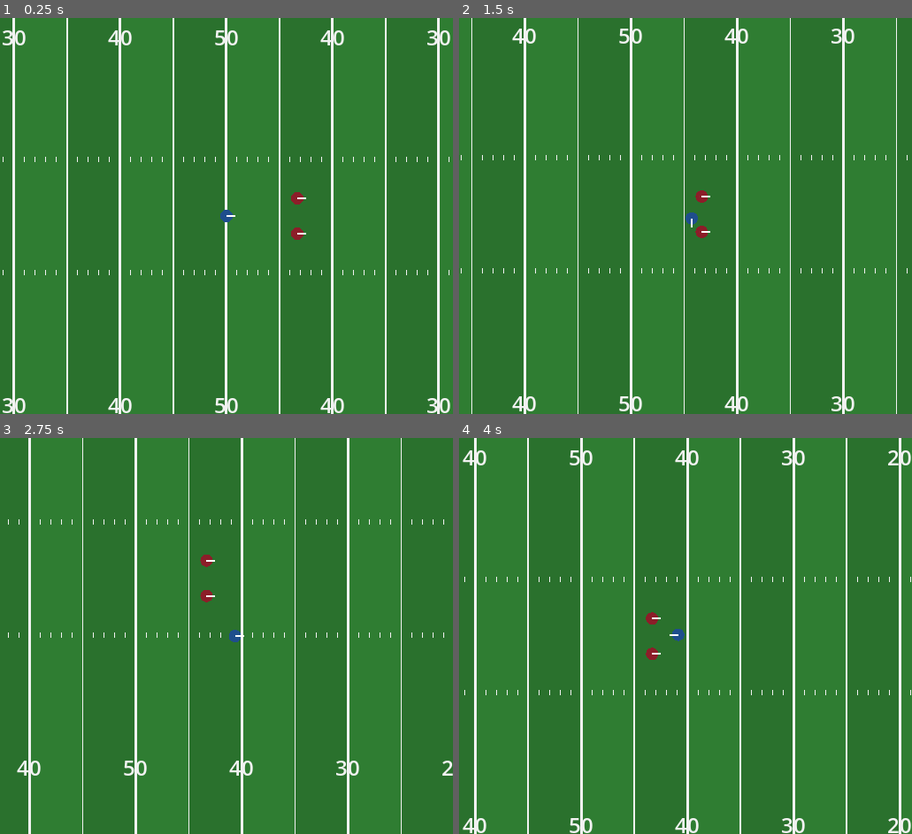
Above: before the commit, frames 1-4 (two rows, left to right).
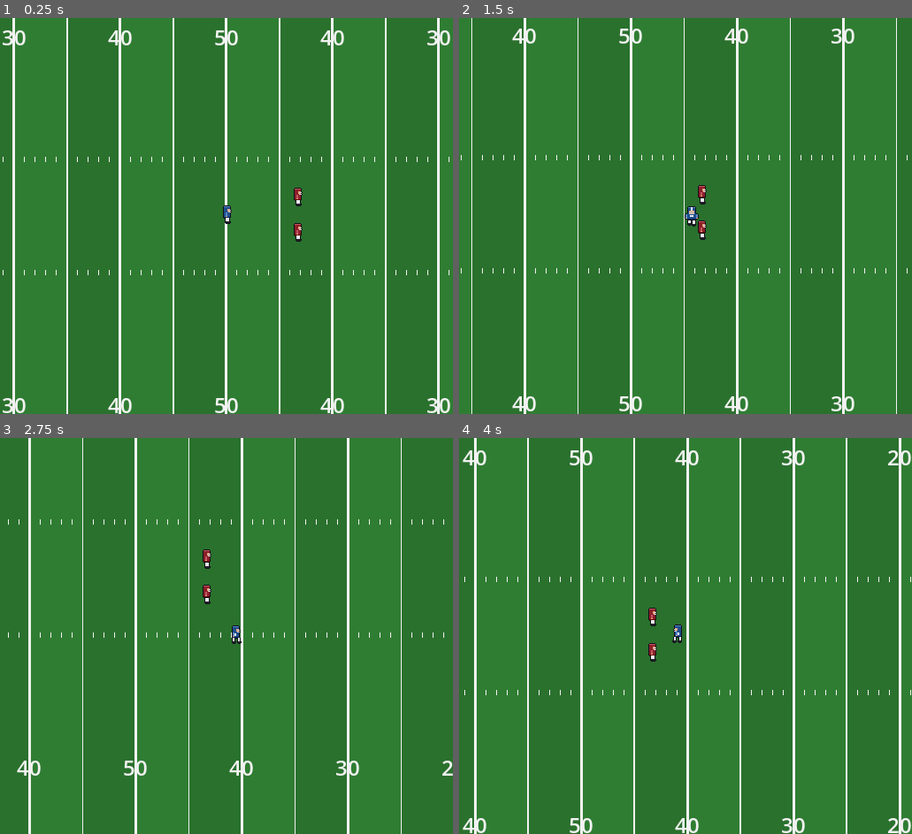
Above: after the commit, the same moments.

Repository: joaorodrigues1994/total-football
Game: Godot game, scene res://scenes/main.tscn
Same seed, same stepped clock (60 frames per second), same inputs: the game is played once before the commit and once after it.
Inputs:
- Up to frame 1 (0.25 s): no input
- Up to frame 2 (1.5 s): tap Enter at 0.5 s; hold Right (ui_right) 0.53-1.28 s; hold Down (ui_down) from 1.28 s (still down)
- Up to frame 3 (2.75 s): release Down (ui_down) at 2.03 s; hold Right (ui_right) from 2.03 s (still down)
- Up to frame 4 (4 s): release Right (ui_right) at 2.78 s; hold Up (ui_up) 2.78-3.53 s; hold Left (ui_left) from 3.53 s (still down)

The runs differ from the first frame. In frame 1, 0.3% of the frame differs, in the area x 48-68%, y 42-57%; in frame 2, 0.3%, in the area x 49-56%, y 42-57%; in frame 3, 0.3%; in frame 4, 0.3%.

Commit message:
Etapa 3: sprites basicos 24x24 dos dois times
Co-Authored-By: Claude Sonnet 5.5 <noreply@anthropic.com>

Diff:
--- a/scenes/main.tscn
+++ b/scenes/main.tscn
@@ -15,11 +15,11 @@
 
 [node name="Dummy1" parent="." instance=ExtResource("3")]
 position = Vector2(800, 300)
-team_color = Color(0.55, 0.12, 0.16, 1)
+team = 1
 
 [node name="Dummy2" parent="." instance=ExtResource("3")]
 position = Vector2(800, 340)
-team_color = Color(0.55, 0.12, 0.16, 1)
+team = 1
 
 [node name="HumanController" type="Node" parent="." node_paths=PackedStringArray("controlled")]
 script = ExtResource("4")
--- a/scripts/entities/player.gd
+++ b/scripts/entities/player.gd
@@ -3,16 +3,24 @@
 ## Atleta em campo. Recebe uma direção desejada (input_dir) de um controlador (humano ou IA).
 
 @export var attributes: PlayerAttributes
-@export var team_color := Color("1f4e8c")
+enum Team { A, B }
+
+@export var team := Team.A
 
 ## Direção desejada, definida por quem controla este jogador.
 var input_dir := Vector2.ZERO
 var facing := Vector2.RIGHT
 
+var _sprite := AnimatedSprite2D.new()
+
 
 func _ready() -> void:
 	if attributes == null:
 		attributes = PlayerAttributes.new()
+	var sheet: Texture2D = load("res://assets/sprites/player_team_%s.png" % ("a" if team == Team.A else "b"))
+	_sprite.sprite_frames = PlayerSprites.build(sheet)
+	_sprite.offset = Vector2(0, -2)
+	add_child(_sprite)
 
 
 func _physics_process(delta: float) -> void:
@@ -26,10 +34,13 @@
 	position = position.clamp(Vector2.ZERO, Vector2(
 		FieldConstants.yards_to_px(FieldConstants.TOTAL_YARDS),
 		FieldConstants.yards_to_px(FieldConstants.WIDTH_YARDS)))
-	queue_redraw()
+	_update_animation()
 
 
-# Visual provisório (substituído pelos sprites do LibreSprite na etapa 3).
-func _draw() -> void:
-	draw_circle(Vector2.ZERO, 7.0, team_color)
-	draw_line(Vector2.ZERO, facing * 10.0, Color.WHITE, 2.0)
+func _update_animation() -> void:
+	var view := "side"
+	if absf(facing.y) > absf(facing.x):
+		view = "down" if facing.y > 0.0 else "up"
+	_sprite.flip_h = view == "side" and facing.x < 0.0
+	var state := "run" if velocity.length() > 10.0 else "idle"
+	_sprite.play("%s_%s" % [state, view])
--- /dev/null
+++ b/scripts/entities/player_sprites.gd
@@ -0,0 +1,25 @@
+class_name PlayerSprites
+extends RefCounted
+## Monta as animações a partir do spritesheet 24x24 (ver tools/gen_player_sprites.py).
+
+const FRAME := 24
+const ROWS := ["idle_side", "run_side", "idle_down", "run_down", "idle_up", "run_up"]
+const FRAME_COUNT := {"idle": 2, "run": 4}
+const SPEED := {"idle": 2.0, "run": 10.0}
+
+
+static func build(sheet: Texture2D) -> SpriteFrames:
+	var frames := SpriteFrames.new()
+	frames.remove_animation("default")
+	for row in ROWS.size():
+		var anim: String = ROWS[row]
+		var kind := anim.split("_")[0]
+		frames.add_animation(anim)
+		frames.set_animation_loop(anim, true)
+		frames.set_animation_speed(anim, SPEED[kind])
+		for f in FRAME_COUNT[kind]:
+			var atlas := AtlasTexture.new()
+			atlas.atlas = sheet
+			atlas.region = Rect2(f * FRAME, row * FRAME, FRAME, FRAME)
+			frames.add_frame(anim, atlas)
+	return frames
Binary file added: assets/sprites/player_team_a.aseprite
Binary file added: assets/sprites/player_team_a.png
Not shown, added: assets/sprites/player_team_a.png.import
Binary file added: assets/sprites/player_team_b.aseprite
Binary file added: assets/sprites/player_team_b.png
Not shown, added: assets/sprites/player_team_b.png.import
Not shown, added: scripts/entities/player_sprites.gd.uid
